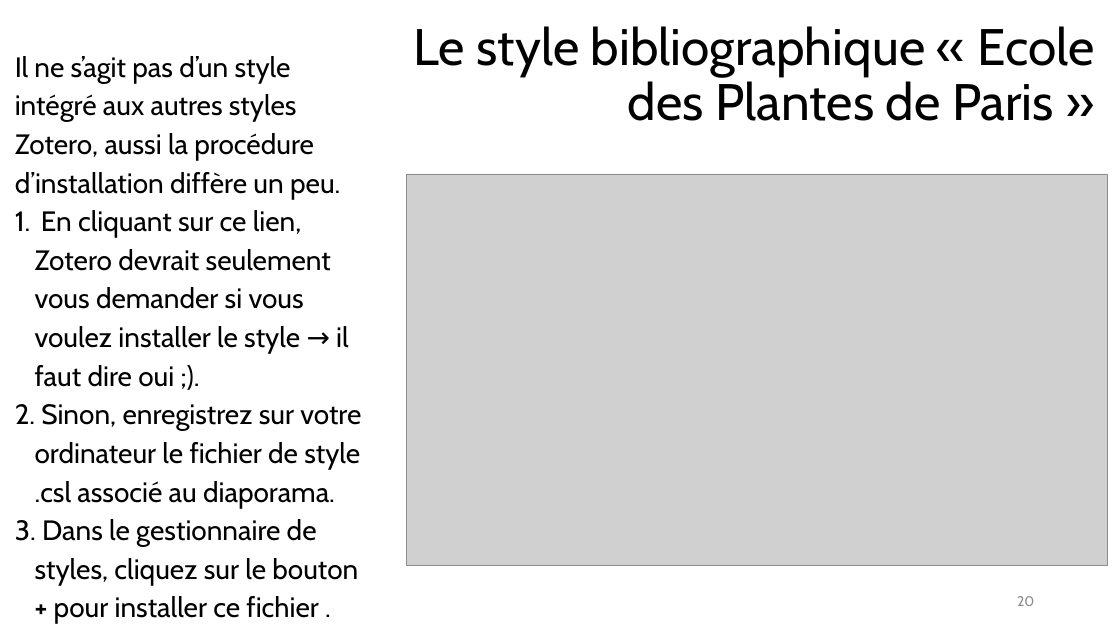
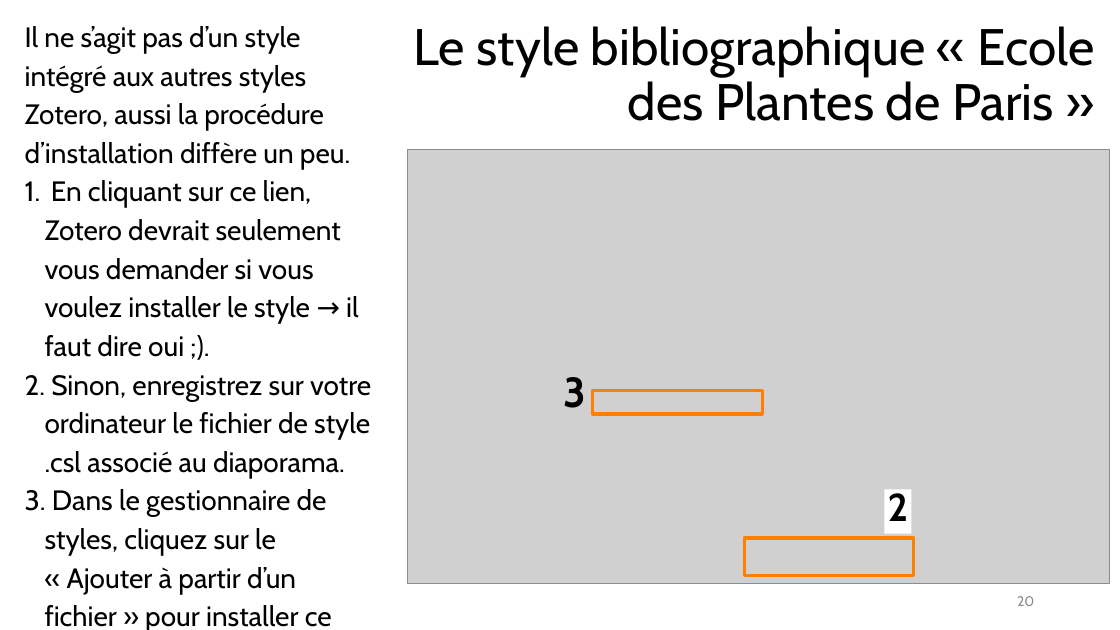
Before and after one commit to fflamerie/biblio_EDPP, a slide deck: slide 20 of doc_EDPP/EDPP_Zotero_FFlamerie.odp. Drawn at 1120x630 pixels with LibreOffice and Linux fonts; fonts in the diff are those of the drawing; grey boxes stand for pictures. Boxes give left, top, right and bottom in pixels: in the first picture for what was removed or moved away, otherwise in the second. Text is boxed around its words. In the diff, an @@ line names an element or a change of style, - is before the commit and + after.

```diff
--- a/doc_EDPP/EDPP_Zotero_FFlamerie.odp
+++ b/doc_EDPP/EDPP_Zotero_FFlamerie.odp
@@ text "Il ne s’agit pas d’un ...": place and size @@
-text "Il ne s’agit pas d’un ..." at (15, 56, 361, 624)
+text "Il ne s’agit pas d’un ..." at (25, 26, 371, 630)
@@ picture: place and size @@
-picture at (407, 174, 1107, 565)
+picture at (408, 150, 1109, 584)
@@ text added at (563, 377, 586, 408), 36 pt, text #000000, bold @@
+3
@@ rectangle added at (593, 391, 763, 414), outline #FF8000 2.83 pt @@
@@ text at (45, 489, 332, 630): text changed @@
-3. Dans le gestionnaire de styles, cliquez sur le bouton + pour installer ce fichier .
+3. Dans le gestionnaire de styles, cliquez sur le « Ajouter à partir d’un fichier » pour installer ce fichier .
@@ rectangle added at (885, 489, 912, 534), fill #FFFFFF, 33.3 pt, text #000000, bold @@
+2
@@ rectangle added at (744, 538, 914, 576), outline #FF8000 2.83 pt @@
```
Also in this commit, not shown: 2 other slides changed, 3 other files.
